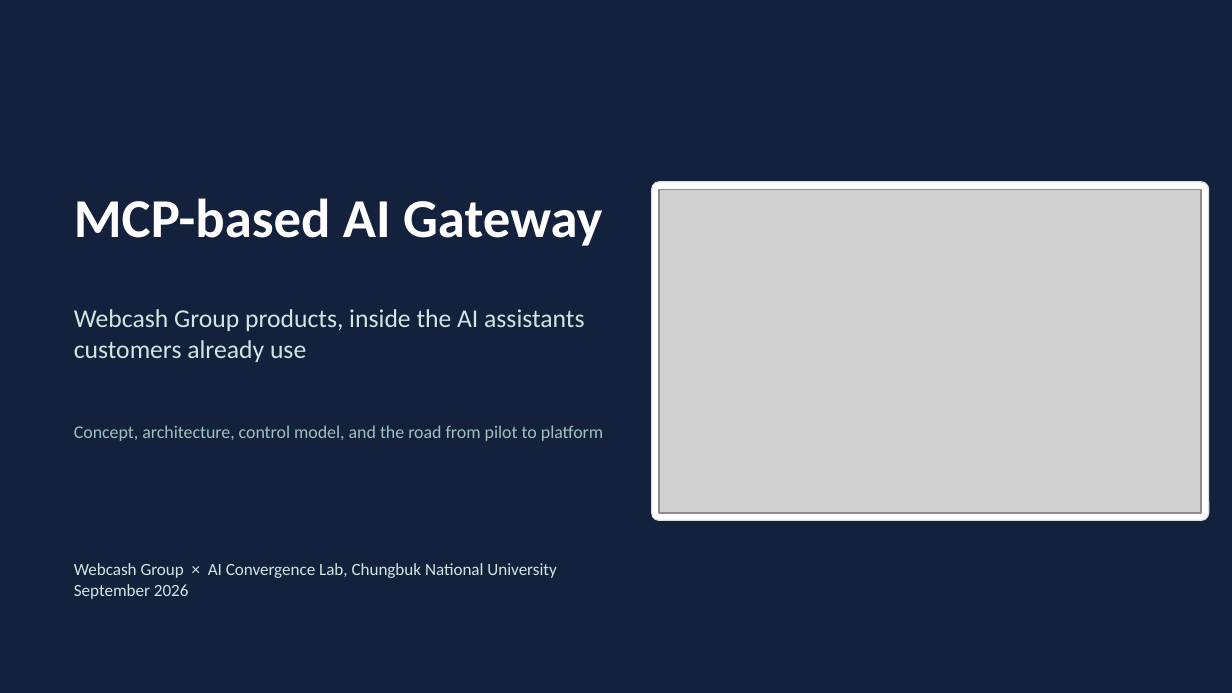
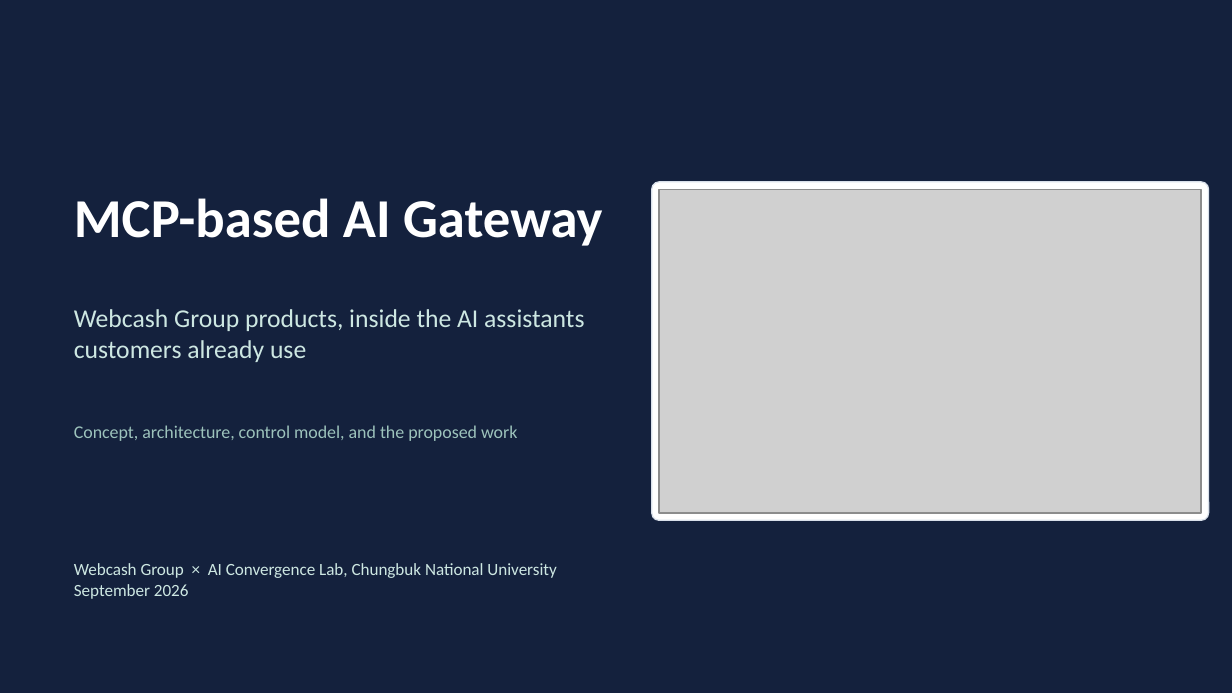
Before and after one commit to Chansokheang/MCP_Server_Portal, a slide deck: slide 1 of docs/webcash-ai-gateway-concept-visual.pptx. Drawn at 1232x693 pixels with LibreOffice and Linux fonts; fonts in the diff are those of the drawing; grey boxes stand for pictures. Boxes give left, top, right and bottom in pixels: in the first picture for what was removed or moved away, otherwise in the second. Text is boxed around its words. In the diff, an @@ line names an element or a change of style, - is before the commit and + after.

```diff
--- a/docs/webcash-ai-gateway-concept-visual.pptx
+++ b/docs/webcash-ai-gateway-concept-visual.pptx
@@ text at box(74, 425, 517, 441): text changed @@
-Concept, architecture, control model, and the road from pilot to platform
+Concept, architecture, control model, and the proposed work
```
Also in this commit, not shown: 3 other slides changed, 1 other file.
